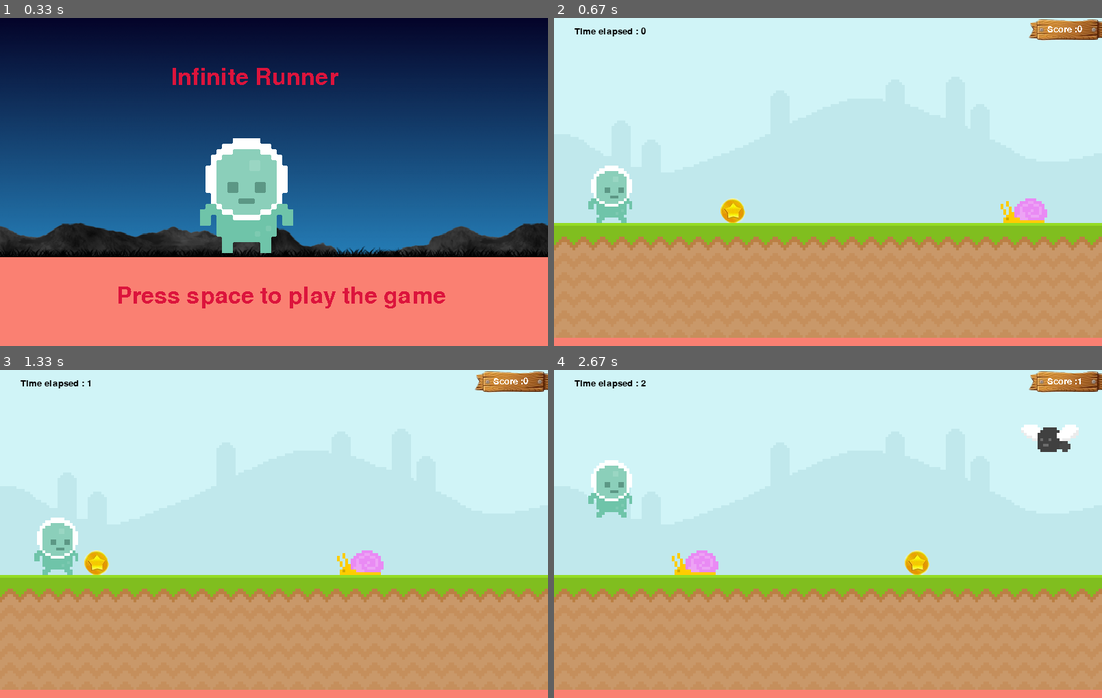
Above: before the commit, frames 1-4 (two rows, left to right).
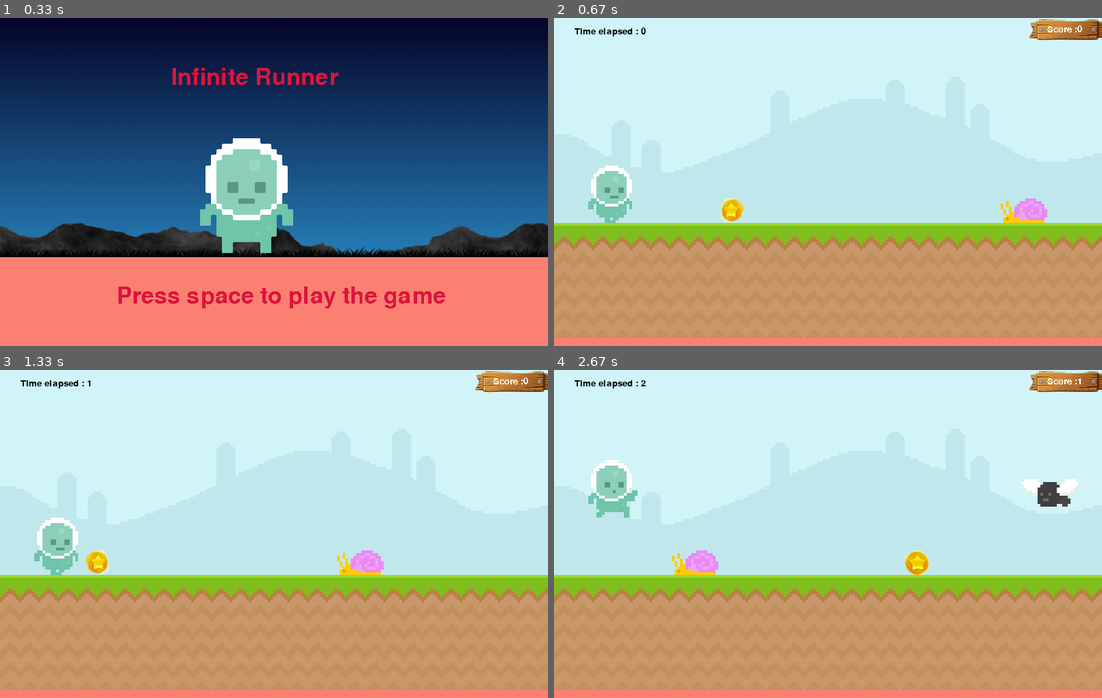
Above: after the commit, the same moments.

Repository: Biancaa-R/Pygame-Infinite-Runner
Game: pygame game, started from Pygame infinite runner/main.py
Two runs of this game, one before a commit and one after it. Both use one fixed random seed, a clock stepped at 60 frames per second and the inputs below.
Inputs:
- Up to frame 1 (0.33 s): no input
- Up to frame 2 (0.67 s): tap Space at 0.33 s
- Up to frame 3 (1.33 s): hold Up 0.67-1.13 s; hold Down from 1.17 s (still down)
- Up to frame 4 (2.67 s): release Down at 1.47 s; hold Up 1.5-1.87 s; hold Up 2.3-2.6 s

Frame 1 is identical in both runs. In frame 2, 0.2% of the frame differs, in the area x 7-35%, y 55-63%; in frame 3, 0.2%; in frame 4, 1.3%, in the area x 10-96%, y 16-45%.

Commit message:
Add files via upload

Diff:
--- a/Pygame infinite runner/main.py
+++ b/Pygame infinite runner/main.py
@@ -15,12 +15,14 @@
     if (obstracle_rect_list):
         for obstracle_rect in obstracle_rect_list:
             obstracle_rect.left-=4
+            if obstracle_rect.left in range((snail_rect.left)-60,(snail_rect.left)+60):
+                obstracle_rect_list.remove(obstracle_rect)
             if obstracle_rect.bottom==300:
                 screen.blit(snail_surface,obstracle_rect)
-            if obstracle_rect.bottom==120:
+            if obstracle_rect.bottom==200:
                 screen.blit(fly_surface,obstracle_rect)
-            if obstracle_rect.left in range((snail_rect.left)-20,(snail_rect.left)+20):
-                obstracle_rect_list.remove(obstracle_rect)
+
+
             #if obstracle_rect.colliderect(player_rect):
                 #game_running=False
 
@@ -37,6 +39,25 @@
         return True
     else:
         return True
+
+def player_animation():
+    global player_surface,player_index
+    if player_rect.bottom<300:
+        player_surface=player_jump
+    else:
+        player_index+=0.1
+
+        if player_index>=len(player_walk):
+            player_index=0
+        player_surface=player_walk[int(player_index)]
+
+def coin_animation():
+    global coin_surface,coin_index
+    coin_index+=0.1
+    if coin_index>len(coin_spin):
+        coin_index=0
+    coin_surface=coin_spin[int(coin_index)]
+
 pygame.init()
 screen=pygame.display.set_mode((800,480))#pygame.RESIZABLE)#creating a display surface
 screen.fill("Green")
@@ -67,11 +88,24 @@
 score_rect = score_surface.get_rect(midtop=(750,0))
 
 #coins
-coin_surface=pygame.image.load("graphics/coin1.png")
+coin_index=0
+coin1=pygame.image.load("graphics/coin1.png")
+coin2=pygame.image.load("graphics/coin4.png")
+coin3=pygame.image.load("graphics/coin3.png")
+coin4=pygame.image.load("graphics/coin2.png")
+coin5=pygame.image.load("graphics/coin6.png")
+coin6=pygame.image.load("graphics/coin7.png")
+coin_spin=[coin1,coin2,coin3,coin4,coin5,coin6,coin1]
+coin_surface=coin_spin[coin_index]
 coin_rect=coin_surface.get_rect(bottomleft=(300,300))
 
 #characters
-player_surface=pygame.image.load("graphics/player_walk_1.png")
+player_index=0
+player_walk_1=pygame.image.load("graphics/player_walk_1.png")
+player_walk_2=pygame.image.load("graphics/player_walk_2.png")
+player_jump=pygame.image.load("graphics/jump.png")
+player_walk=[player_walk_1,player_walk_2]
+player_surface=player_walk[player_index]
 player_rect=player_surface.get_rect(bottomleft=(50,300))
 
 snail_surface=pygame.image.load("graphics/snail1.png")
@@ -106,7 +140,7 @@
                 if choice in ["snail",]:
                     obstracle_rect_list.append(snail_surface.get_rect(midbottom=(position,300)))
                 if choice in ["fly",]:
-                    obstracle_rect_list.append(fly_surface.get_rect(midbottom=(position,120)))
+                    obstracle_rect_list.append(fly_surface.get_rect(midbottom=(position,200)))
 
             if event.type==pygame.KEYDOWN and player_rect.colliderect(snail_rect)==False:
                 if event.key==pygame.K_UP and player_rect.bottom>=100:
@@ -140,7 +174,8 @@
         screen.blit(snail_surface,snail_rect)
 
         display_time()
-
+        player_animation()
+        coin_animation()
         #gravity mechanism:
         gravity+=1
         player_rect.y+=gravity
